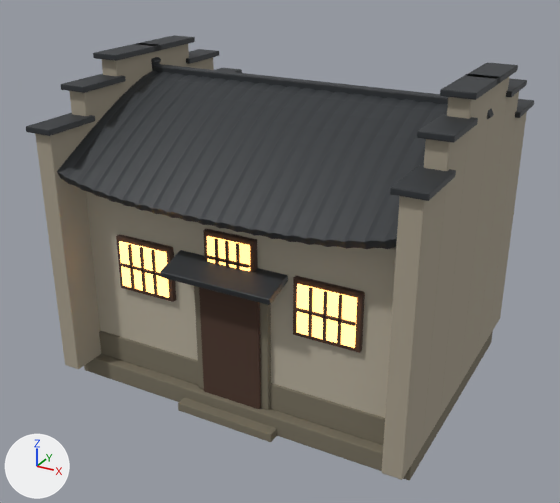
The glTF model whale-frontend/platform-apps/whale-showcase/public/assets/house_small.glb, before and after one commit.
The view is the same before and after, from a camera (50 mm lens) standing at (6.22, -11.9, 8.17) and looking at (-0.11, -0.38, 2.41). Arrows for +X, +Y and +Z are at lower left; the lights stay in place. The older version comes first. Vertices at exactly the same position are counted once.

In view in the first picture: 'house_small'.
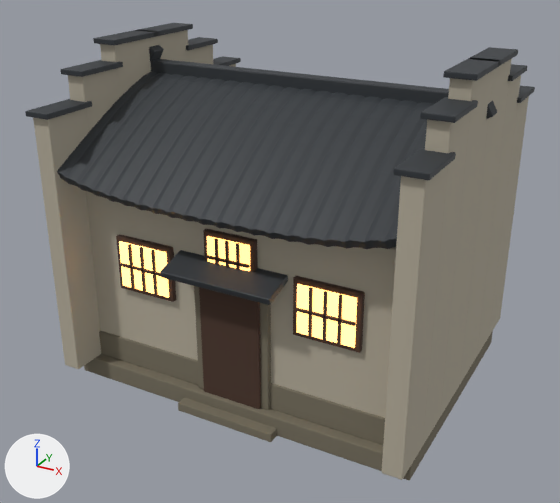
Pixel boxes (x1, y1, x2, y2) of what changed, in the pictures (560 x 503 px; the box of a moved part takes in the faces that stretch with it):
'house_small', reshaped
    before: (26, 35, 534, 480)
    after: (25, 23, 535, 480)
part 1 of me_cube, moved or reshaped
    before: (152, 64, 448, 104)
    after: (151, 59, 449, 104)
part 2 of me_cube, moved or reshaped (mostly hidden)
    before: (151, 57, 161, 67)
    after: (149, 45, 164, 62)
part 3 of me_cube, moved or reshaped (mostly hidden)
    before: (487, 109, 494, 119)
    after: (486, 101, 497, 119)
part 4 of me_cube, moved or reshaped
    before: (468, 62, 518, 83)
    after: (468, 47, 518, 66)
part 5 of me_cube, moved or reshaped
    before: (440, 74, 501, 100)
    after: (443, 59, 501, 81)
part 6 of me_cube, moved or reshaped
    before: (506, 78, 527, 98)
    after: (508, 64, 527, 81)
part 7 of me_cube, moved or reshaped
    before: (417, 114, 478, 143)
    after: (420, 97, 478, 123)
part 8 of me_cube, moved or reshaped
    before: (515, 99, 534, 118)
    after: (517, 86, 535, 103)
part 9 of me_cube, moved or reshaped
    before: (390, 165, 456, 201)
    after: (393, 148, 456, 180)
part 10 of me_cube, moved or reshaped
    before: (141, 35, 195, 51)
    after: (135, 23, 193, 37)
part 11 of me_cube, moved or reshaped
    before: (93, 43, 161, 61)
    after: (93, 30, 154, 45)
part 12 of me_cube, moved or reshaped
    before: (186, 49, 219, 64)
    after: (186, 37, 218, 50)
part 13 of me_cube, moved or reshaped
    before: (61, 73, 126, 93)
    after: (60, 60, 123, 77)
part 14 of me_cube, moved or reshaped
    before: (216, 68, 242, 73)
    after: (213, 56, 241, 66)
part 15 of me_cube, moved or reshaped
    before: (26, 113, 95, 136)
    after: (25, 99, 92, 120)
part 16 of me_cube, moved or reshaped
    before: (382, 76, 527, 479)
    after: (382, 59, 529, 479)
part 17 of me_cube, moved or reshaped
    before: (35, 44, 214, 369)
    after: (33, 30, 236, 369)
part 18 of me_cube, edited (looks the same)
    both: (35, 44, 527, 480)

What changed in the scene script:
```text
Change me_cube:
    remove me_cube.from_pydata(...)  # 4712 vertices, 9208 faces; spans x -3.44..3.44, y -2.98..2.98, z -0.18..5.69
    add me_cube.from_pydata(...)  # 4712 vertices, 9208 faces; spans x -3.44..3.44, y -2.96..2.96, z -0.18..5.94
    me_cube part 1: the loose piece of 56 vertices spanning x -3.21..3.21, y -0.1..0.1, z 4.99..5.33 is scaled about its middle by (1, 1.45, 1.38), then moved by (0.0, 0.0, 0.03)
    me_cube part 2: the loose piece of 56 vertices spanning x -3.4..-2.94, y -0.11..0.11, z 4.98..5.53 is multiplied about its middle by the matrix ((1.085, 0.0, 0.155), (0.0, 1.444, 0.0), (0.155, 0.0, 1.284)), then moved by (0.0, 0.0, 0.11)
    me_cube part 3: the loose piece of 56 vertices spanning x 2.94..3.4, y -0.11..0.11, z 4.98..5.53 is multiplied about its middle by the matrix ((1.085, 0.0, -0.155), (0.0, 1.444, 0.0), (-0.155, 0.0, 1.284)), then moved by (0.0, 0.0, 0.11)
    me_cube part 4: the loose piece of 56 vertices spanning x 2.92..3.44, y -0.11..1.21, z 5.59..5.69 is scaled about its middle by (0.927, 0.972, 0.918), then moved by (0.0, 0.0, 0.25)
    me_cube part 5: the loose piece of 56 vertices spanning x 2.92..3.44, y -1.21..0.11, z 5.59..5.69 is scaled about its middle by (0.927, 0.972, 0.918), then moved by (0.0, 0.0, 0.25)
    me_cube part 6: the loose piece of 56 vertices spanning x 2.92..3.44, y 0.99..2.09, z 5.2..5.3 is scaled about its middle by (0.927, 0.966, 0.918), then moved by (0.0, 0.0, 0.25)
    me_cube part 7: the loose piece of 56 vertices spanning x 2.92..3.44, y -2.09..-0.99, z 5.2..5.3 is scaled about its middle by (0.927, 0.966, 0.918), then moved by (0.0, 0.0, 0.25)
    me_cube part 8: the loose piece of 56 vertices spanning x 2.92..3.44, y 1.87..2.98, z 4.66..4.76 is scaled about its middle by (0.927, 0.967, 0.918), then moved by (0.0, 0.0, 0.26)
    me_cube part 9: the loose piece of 56 vertices spanning x 2.92..3.44, y -2.98..-1.87, z 4.66..4.76 is scaled about its middle by (0.927, 0.967, 0.918), then moved by (0.0, 0.0, 0.26)
    me_cube part 10: the loose piece of 56 vertices spanning x -3.44..-2.92, y -0.11..1.21, z 5.59..5.69 is scaled about its middle by (0.927, 0.972, 0.918), then moved by (0.0, 0.0, 0.25)
    me_cube part 11: the loose piece of 56 vertices spanning x -3.44..-2.92, y -1.21..0.11, z 5.59..5.69 is scaled about its middle by (0.927, 0.972, 0.918), then moved by (0.0, 0.0, 0.25)
    me_cube part 12: the loose piece of 56 vertices spanning x -3.44..-2.92, y 0.99..2.09, z 5.2..5.3 is scaled about its middle by (0.927, 0.966, 0.918), then moved by (0.0, 0.0, 0.25)
    me_cube part 13: the loose piece of 56 vertices spanning x -3.44..-2.92, y -2.09..-0.99, z 5.2..5.3 is scaled about its middle by (0.927, 0.966, 0.918), then moved by (0.0, 0.0, 0.25)
    me_cube part 14: the loose piece of 56 vertices spanning x -3.44..-2.92, y 1.87..2.98, z 4.66..4.76 is scaled about its middle by (0.927, 0.967, 0.918), then moved by (0.0, 0.0, 0.26)
    me_cube part 15: the loose piece of 56 vertices spanning x -3.44..-2.92, y -2.98..-1.87, z 4.66..4.76 is scaled about its middle by (0.927, 0.967, 0.918), then moved by (0.0, 0.0, 0.26)
    me_cube part 16: 168 vertices moved from x 3.01..3.35, y -2.88..2.88, z 4.64..5.59 to x 3.01..3.35, y -2.88..2.88, z 4.9..5.85
    me_cube part 17: 168 vertices moved from x -3.35..-3.01, y -2.88..2.88, z 4.64..5.59 to x -3.35..-3.01, y -2.88..2.88, z 4.9..5.85
    me_cube part 18: 1296 faces spanning x -3.35..3.35, y -2.88..2.88, z 0.18..5.85 switch from mat_plasterback (beige #a79e8c) to mat_plaster (grey #b6ae9c)
```
